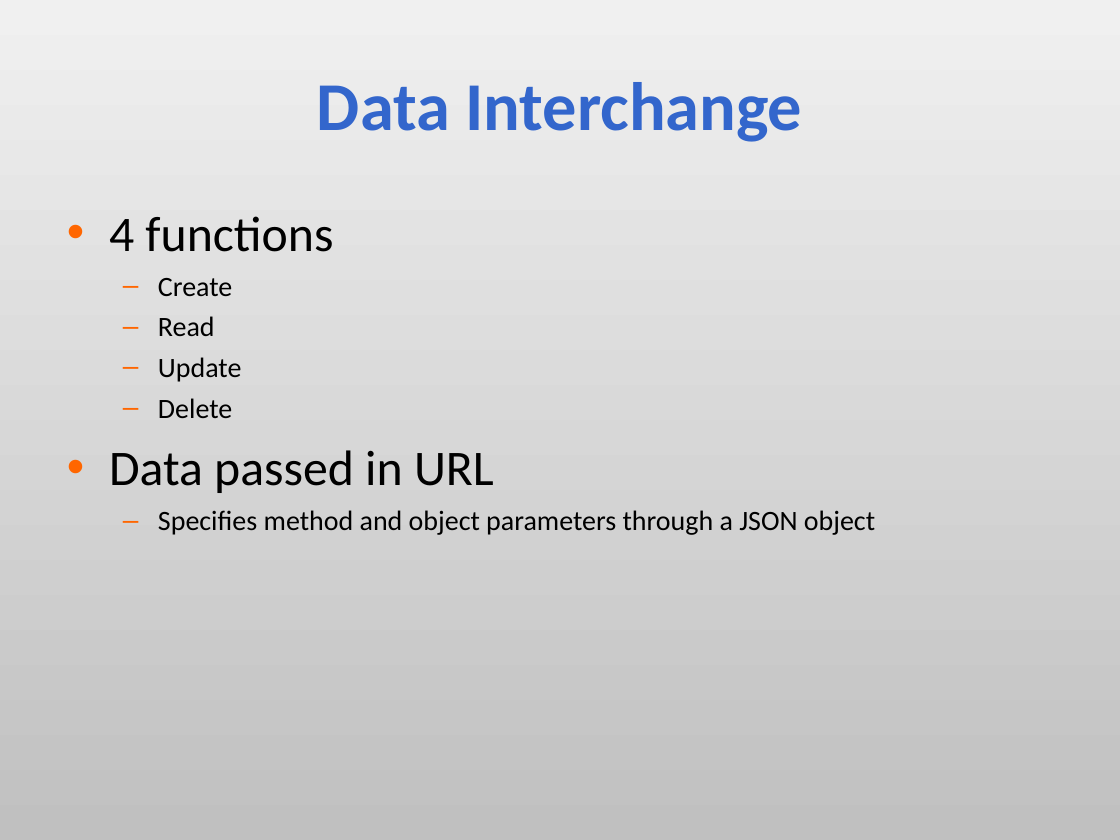
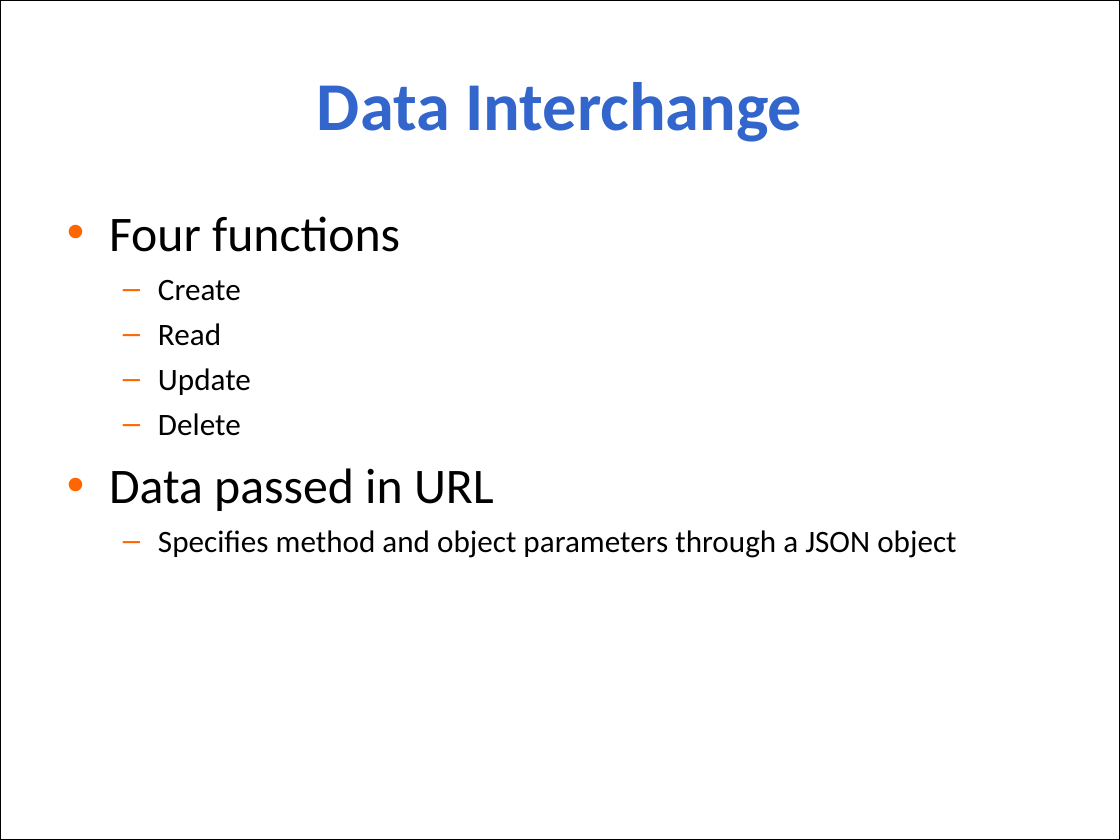
Before and after one commit to aajackson/Creepers, a slide deck: slide 8 of Documentation/MyFavs Presentation.ppt. Drawn at 1120x840 pixels with LibreOffice and Linux fonts; fonts in the diff are those of the drawing; background and template pictures are left out. Boxes give left, top, right and bottom in pixels: in the first picture for what was removed or moved away, otherwise in the second. Text is boxed around its words. In the diff, an @@ line names an element or a change of style, - is before the commit and + after.

Commit message:
Updated Powerpoint: Added theme & content

```diff
--- a/Documentation/MyFavs Presentation.ppt
+++ b/Documentation/MyFavs Presentation.ppt
@@ background gradient #F0F0F0 to #C0C0C0 to picture (left out) @@
@@ rectangle added at <box>0,0,1120,840</box>, fill #FFFFFF at 80% opacity, outline #000000 0.74 pt @@
@@ text at <box>109,216,400,252</box>: text changed @@
-• 4 functions
+• Four functions
@@ text at <box>158,279,956,558</box>: size 18 to 20 pt in "Create", "Read", "Update", "Delete" and 1 more places @@
```
Also in this commit, not shown: 11 other slides changed, 2 slides added, 2 slides removed.
